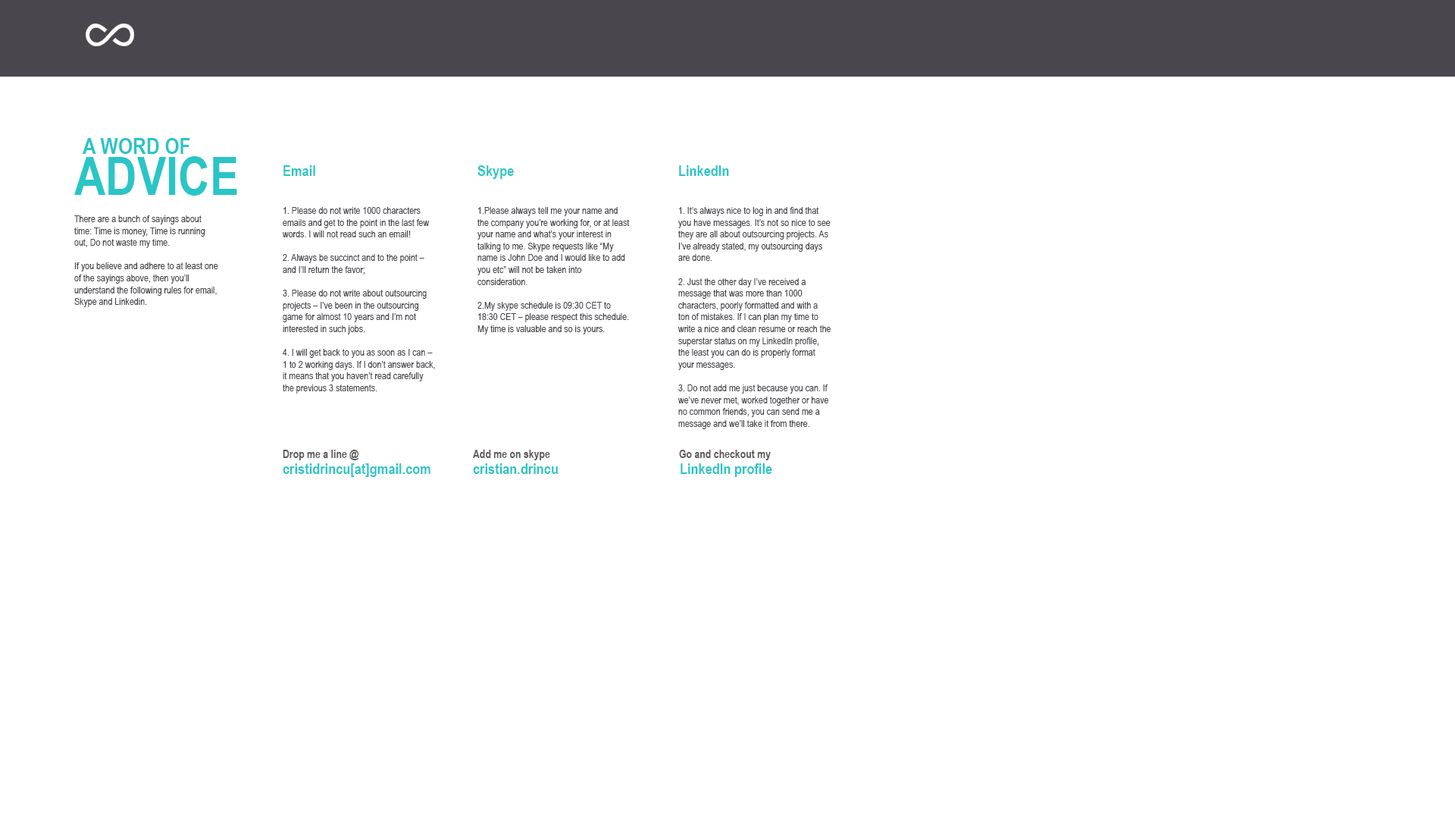
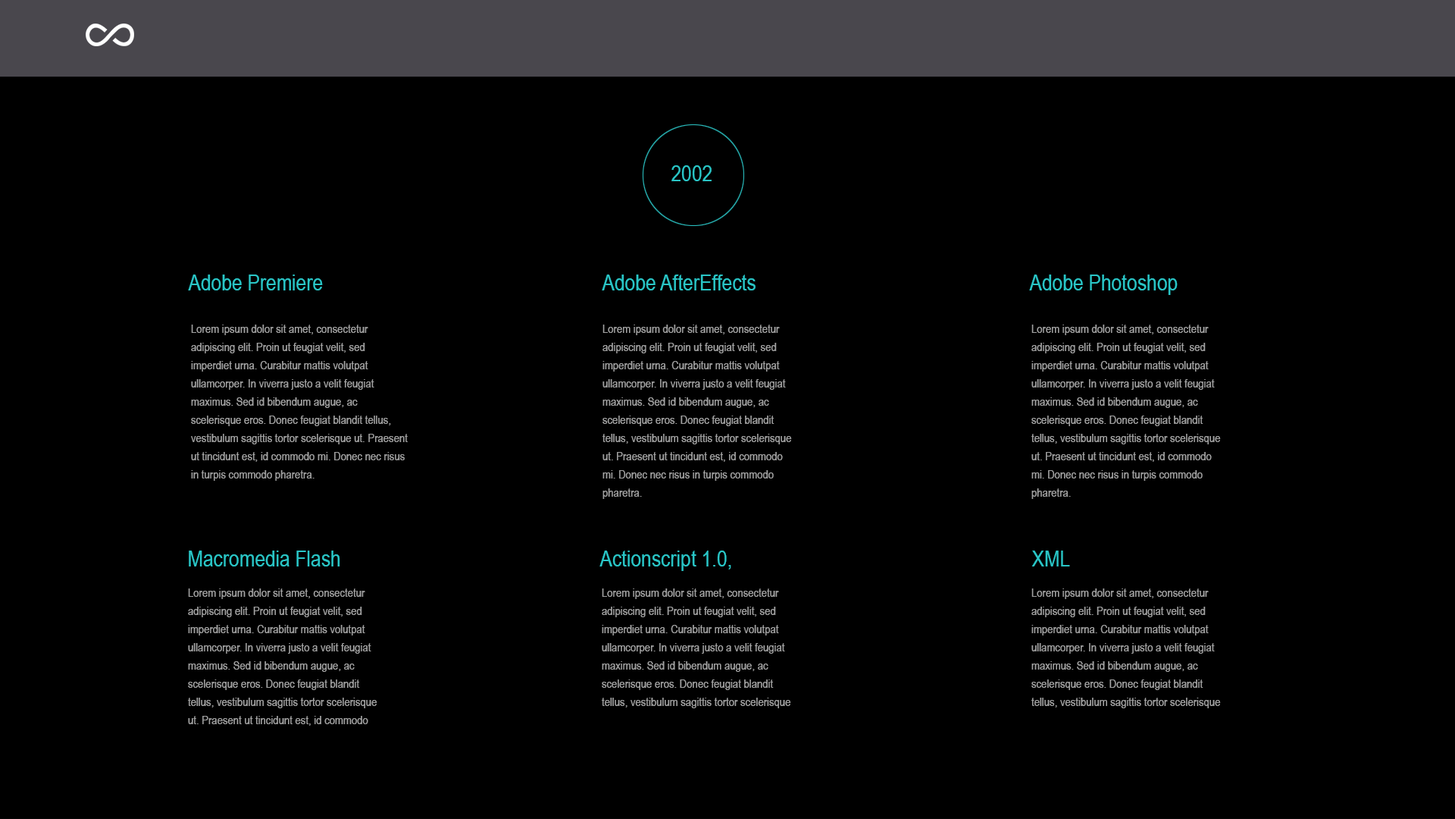
Layers edited between the first and the second 1455x819 image:
added group "2002 skills" with 14 layers above "Layer 14" over <box>187,124,1222,726</box>
added layer "Lorem ipsum dolor sit amet, consectetur adipiscing elit. Proin" (1st of 6, in "2002 skills") in group "2002 skills" over <box>191,324,408,481</box>
added layer "Actionscript 1.0," in group "2002 skills" over <box>599,550,732,571</box>
added layer "Adobe Photoshop" in group "2002 skills" over <box>1029,274,1178,295</box>
added layer "Adobe AfterEffects" in group "2002 skills" over <box>601,274,756,291</box>
added layer "Layer 15" in group "2002 skills" over <box>642,124,745,226</box>
added layer "Lorem ipsum dolor sit amet, consectetur adipiscing elit. Proin" (2nd of 6, in "2002 skills") in group "2002 skills" over <box>1031,588,1222,708</box>
added layer "Lorem ipsum dolor sit amet, consectetur adipiscing elit. Proin" (3rd of 6, in "2002 skills") in group "2002 skills" over <box>601,588,792,708</box>
added layer "Lorem ipsum dolor sit amet, consectetur adipiscing elit. Proin" (4th of 6, in "2002 skills") in group "2002 skills" over <box>187,588,378,726</box>
added layer "Lorem ipsum dolor sit amet, consectetur adipiscing elit. Proin" (5th of 6, in "2002 skills") in group "2002 skills" over <box>1031,324,1222,499</box>
added layer "Lorem ipsum dolor sit amet, consectetur adipiscing elit. Proin" (6th of 6, in "2002 skills") in group "2002 skills" over <box>602,324,793,499</box>
added layer "Layer 14" above "PROJECTS MENU WEB" over <box>0,76,1455,819</box>
hid "1. It’s always nice to log in and find that you have messages." over <box>678,206,832,430</box>
hid "1.Please always tell me your name and the company you’re workin" over <box>477,206,630,335</box>
hid "1. Please do not write 1000 characters emails and get to the po" over <box>282,206,436,394</box>
hid "ADVICE" over <box>74,156,238,196</box>
…and 14 more changes (4 added, 10 visibility)
